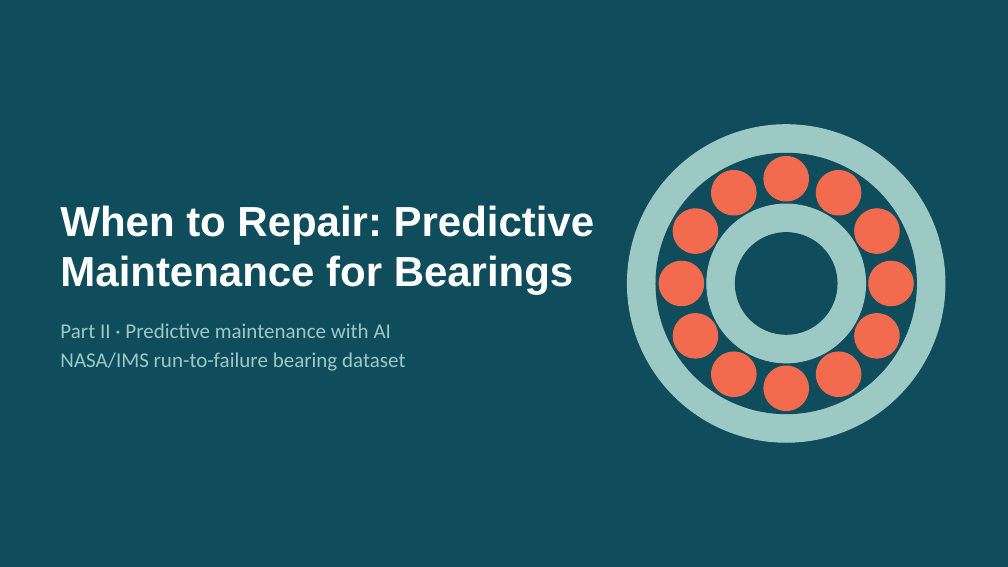
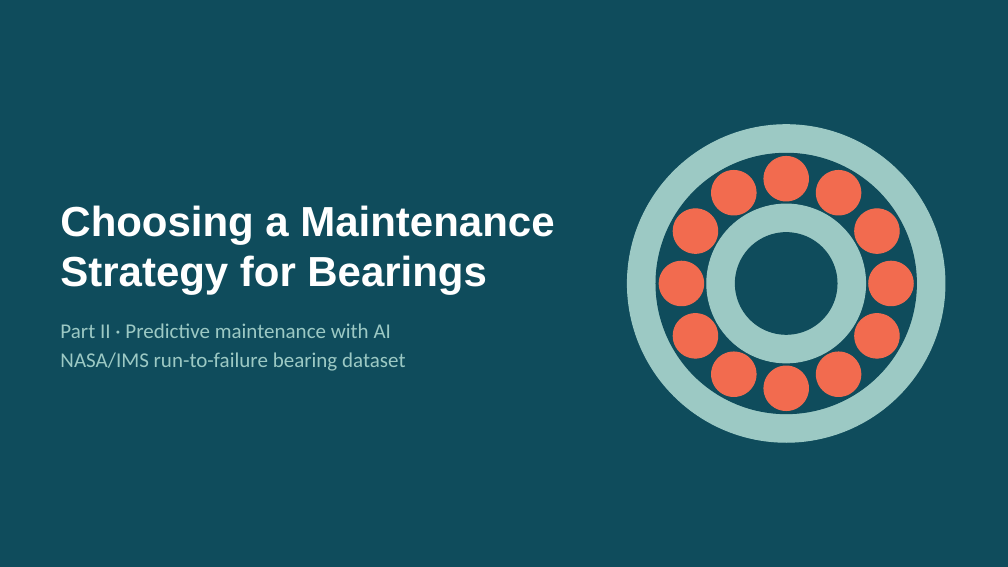
Before and after one commit to Adrian-Jotham/AISmartFactory, a slide deck: slide 1 of predictive_maintenance_part2.pptx. Drawn at 1008x567 pixels with LibreOffice and Linux fonts; fonts in the diff are those of the drawing. Boxes give left, top, right and bottom in pixels: in the first picture for what was removed or moved away, otherwise in the second. Text is boxed around its words. In the diff, an @@ line names an element or a change of style, - is before the commit and + after.

```diff
--- a/predictive_maintenance_part2.pptx
+++ b/predictive_maintenance_part2.pptx
@@ title at (x1=60, y1=205, x2=554, y2=294): text changed @@
-When to Repair: Predictive Maintenance for Bearings
+Choosing a Maintenance Strategy for Bearings
```
Also in this commit, not shown: 5 other slides changed, 4 slides added, 2 slides removed, 1 other file.
